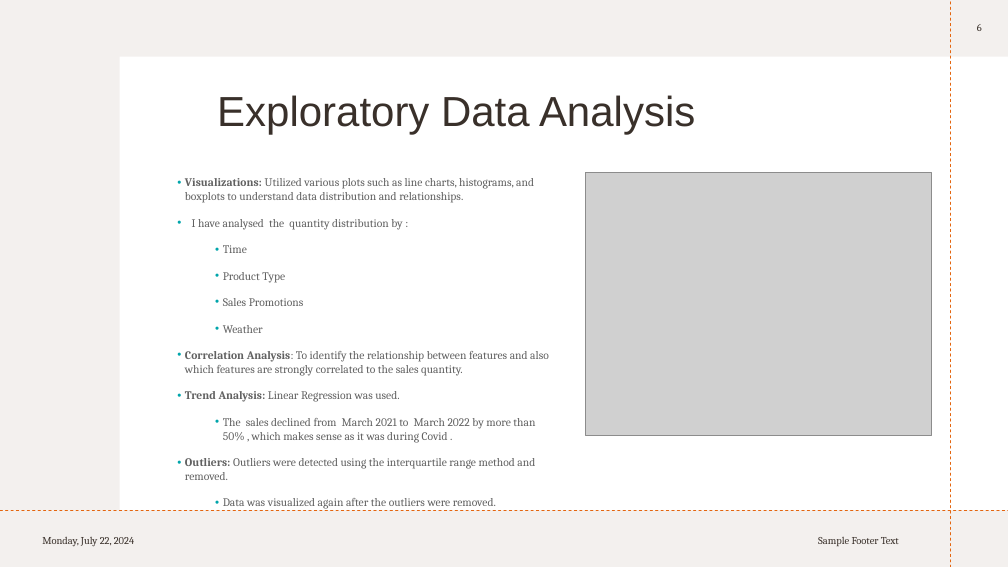
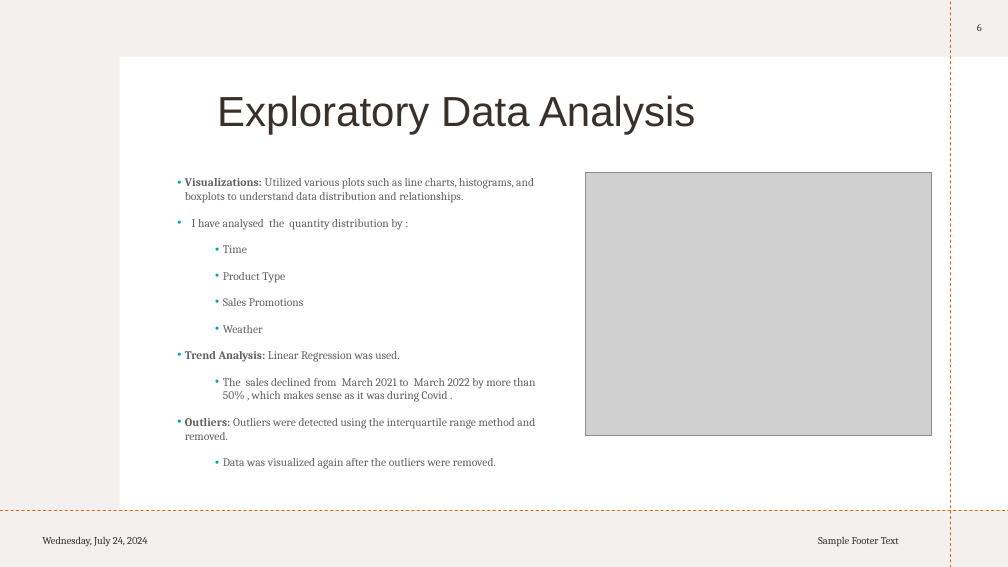
Before and after one commit to KarishmaFernandes/Forecasting-Future-Sales, a slide deck: slide 6 of sales Circly.pptx. Drawn at 1008x567 pixels with LibreOffice and Linux fonts; fonts in the diff are those of the drawing; grey boxes stand for pictures. Boxes give left, top, right and bottom in pixels: in the first picture for what was removed or moved away, otherwise in the second. Text is boxed around its words. In the diff, an @@ line names an element or a change of style, - is before the commit and + after.

```diff
--- a/sales Circly.pptx
+++ b/sales Circly.pptx
@@ text at [185,351,549,376]: paragraph removed @@
-  • Correlation Analysis: To identify the relationship between features and also which features are strongly correlated to the sales quantity.
@@ text at [42,536,147,547]: text changed @@
-Monday, July 22, 2024
+Wednesday, July 24, 2024
```
Also in this commit, not shown: 14 other slides changed, 3 slides added, 1 slide removed.
